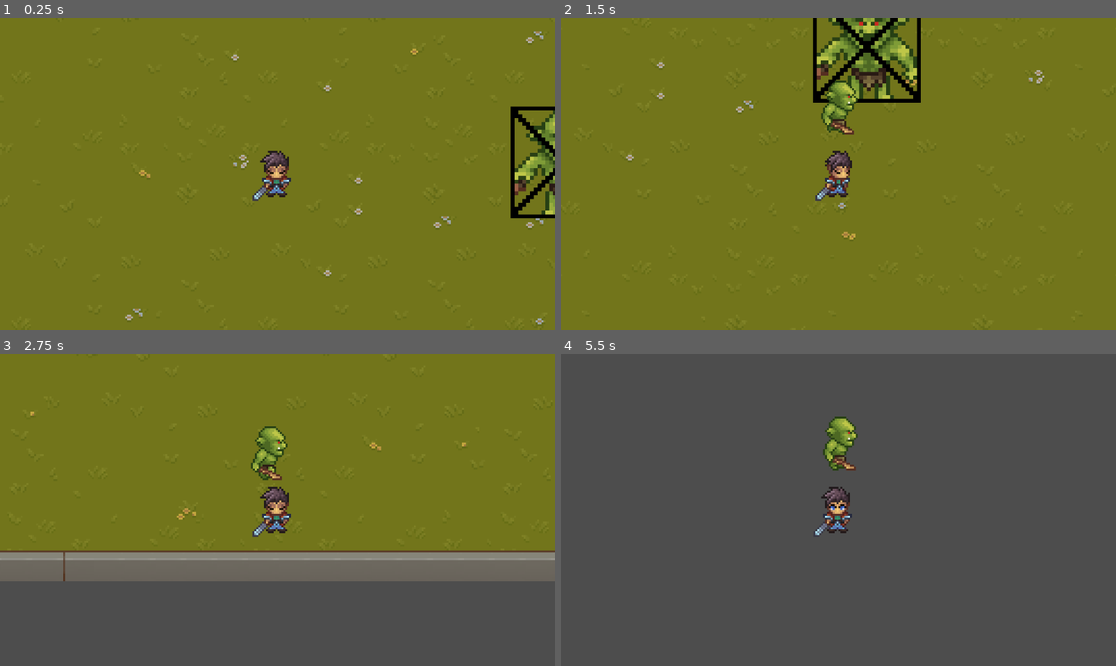
Above: before the commit, frames 1-4 (two rows, left to right).
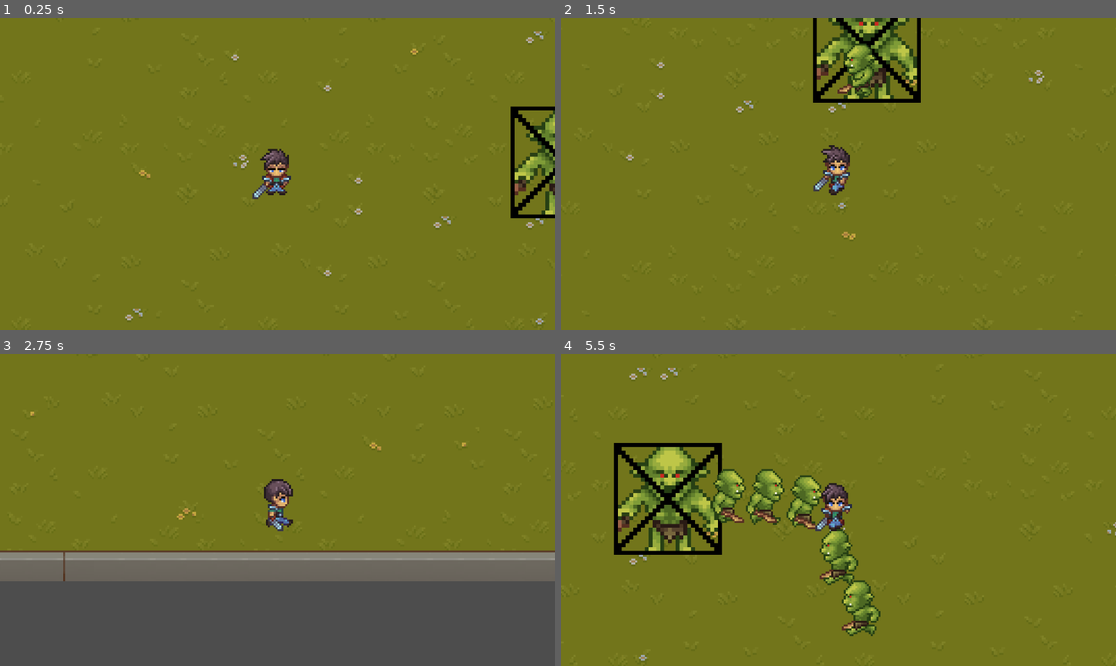
Above: after the commit, the same moments.

Repository: oa22010/Godot-12dgt-Game
Game: Godot game, scene res://scenes/game.tscn
The game is run twice, just before and just after one commit, with the same random seed, the same clock (stepped at 60 frames per second) and the same inputs.
Inputs:
- Up to frame 1 (0.25 s): no input
- Up to frame 2 (1.5 s): hold D (right) 0.53-1.28 s; hold S (down) from 1.28 s (still down)
- Up to frame 3 (2.75 s): release S (down) at 2.03 s; hold D (right) from 2.03 s (still down)
- Up to frame 4 (5.5 s): release D (right) at 2.78 s; hold W (up) 2.78-3.53 s; hold A (left) 3.53-5.03 s; hold S (down) from 5.03 s (still down)

The runs differ from the first frame. In frame 1, 0.5% of the frame differs, in the area x 45-53%, y 41-59%; in frame 2, 2.0%; in frame 3, 1.4%; in frame 4, 100%, in the area x 0-100%, y 0-100%.

Commit message:
Edited player position

Diff:
--- a/scenes/player.tscn
+++ b/scenes/player.tscn
@@ -1,9 +1,120 @@
-[gd_scene load_steps=19 format=3 uid="uid://bh5e3fm1dgdkq"]
+[gd_scene load_steps=81 format=3 uid="uid://bh5e3fm1dgdkq"]
 
 [ext_resource type="Script" uid="uid://canebha3ecge6" path="res://scripts/player.gd" id="1_3vyb7"]
 [ext_resource type="Texture2D" uid="uid://bjk8w7a0ik1g" path="res://assets/player/idle.png" id="2_g2els"]
+[ext_resource type="Texture2D" uid="uid://dwon434p5yg5e" path="res://assets/player/death.png" id="2_tuyoq"]
+[ext_resource type="Texture2D" uid="uid://bdn4mr8uu1xb3" path="res://assets/player/run.png" id="3_dqkch"]
+[ext_resource type="Texture2D" uid="uid://ditnhns4l2trb" path="res://assets/player/hurt.png" id="3_fjrip"]
 [ext_resource type="PackedScene" uid="uid://b64pkorbflffe" path="res://scenes/sword.tscn" id="3_qhqgy"]
 
+[sub_resource type="AtlasTexture" id="AtlasTexture_mx1m4"]
+atlas = ExtResource("2_tuyoq")
+region = Rect2(0, 0, 64, 64)
+
+[sub_resource type="AtlasTexture" id="AtlasTexture_4gjji"]
+atlas = ExtResource("2_tuyoq")
+region = Rect2(64, 0, 64, 64)
+
+[sub_resource type="AtlasTexture" id="AtlasTexture_u2ulf"]
+atlas = ExtResource("2_tuyoq")
+region = Rect2(128, 0, 64, 64)
+
+[sub_resource type="AtlasTexture" id="AtlasTexture_6e8lb"]
+atlas = ExtResource("2_tuyoq")
+region = Rect2(192, 0, 64, 64)
+
+[sub_resource type="AtlasTexture" id="AtlasTexture_2gdjj"]
+atlas = ExtResource("2_tuyoq")
+region = Rect2(256, 0, 64, 64)
+
+[sub_resource type="AtlasTexture" id="AtlasTexture_sc3ue"]
+atlas = ExtResource("2_tuyoq")
+region = Rect2(320, 0, 64, 64)
+
+[sub_resource type="AtlasTexture" id="AtlasTexture_lxlsd"]
+atlas = ExtResource("2_tuyoq")
+region = Rect2(384, 0, 64, 64)
+
+[sub_resource type="AtlasTexture" id="AtlasTexture_42b1b"]
+atlas = ExtResource("3_fjrip")
+region = Rect2(0, 192, 64, 64)
+
+[sub_resource type="AtlasTexture" id="AtlasTexture_h7ic4"]
+atlas = ExtResource("3_fjrip")
+region = Rect2(64, 192, 64, 64)
+
+[sub_resource type="AtlasTexture" id="AtlasTexture_au7lq"]
+atlas = ExtResource("3_fjrip")
+region = Rect2(128, 192, 64, 64)
+
+[sub_resource type="AtlasTexture" id="AtlasTexture_nubpm"]
+atlas = ExtResource("3_fjrip")
+region = Rect2(192, 192, 64, 64)
+
+[sub_resource type="AtlasTexture" id="AtlasTexture_ua5cf"]
+atlas = ExtResource("3_fjrip")
+region = Rect2(256, 192, 64, 64)
+
+[sub_resource type="AtlasTexture" id="AtlasTexture_ha2mi"]
+atlas = ExtResource("3_fjrip")
+region = Rect2(0, 0, 64, 64)
+
+[sub_resource type="AtlasTexture" id="AtlasTexture_apa73"]
+atlas = ExtResource("3_fjrip")
+region = Rect2(64, 0, 64, 64)
+
+[sub_resource type="AtlasTexture" id="AtlasTexture_74r1k"]
+atlas = ExtResource("3_fjrip")
+region = Rect2(128, 0, 64, 64)
+
+[sub_resource type="AtlasTexture" id="AtlasTexture_8svfe"]
+atlas = ExtResource("3_fjrip")
+region = Rect2(192, 0, 64, 64)
+
+[sub_resource type="AtlasTexture" id="AtlasTexture_2a3c5"]
+atlas = ExtResource("3_fjrip")
+region = Rect2(256, 0, 64, 64)
+
+[sub_resource type="AtlasTexture" id="AtlasTexture_51ujp"]
+atlas = ExtResource("3_fjrip")
+region = Rect2(0, 64, 64, 64)
+
+[sub_resource type="AtlasTexture" id="AtlasTexture_tk41t"]
+atlas = ExtResource("3_fjrip")
+region = Rect2(64, 64, 64, 64)
+
+[sub_resource type="AtlasTexture" id="AtlasTexture_fuw3a"]
+atlas = ExtResource("3_fjrip")
+region = Rect2(128, 64, 64, 64)
+
+[sub_resource type="AtlasTexture" id="AtlasTexture_8txt3"]
+atlas = ExtResource("3_fjrip")
+region = Rect2(192, 64, 64, 64)
+
+[sub_resource type="AtlasTexture" id="AtlasTexture_2w11d"]
+atlas = ExtResource("3_fjrip")
+region = Rect2(256, 64, 64, 64)
+
+[sub_resource type="AtlasTexture" id="AtlasTexture_770dr"]
+atlas = ExtResource("3_fjrip")
+region = Rect2(0, 128, 64, 64)
+
+[sub_resource type="AtlasTexture" id="AtlasTexture_8f1cb"]
+atlas = ExtResource("3_fjrip")
+region = Rect2(64, 128, 64, 64)
+
+[sub_resource type="AtlasTexture" id="AtlasTexture_vdulj"]
+atlas = ExtResource("3_fjrip")
+region = Rect2(128, 128, 64, 64)
+
+[sub_resource type="AtlasTexture" id="AtlasTexture_vau08"]
+atlas = ExtResource("3_fjrip")
+region = Rect2(192, 128, 64, 64)
+
+[sub_resource type="AtlasTexture" id="AtlasTexture_qsb7e"]
+atlas = ExtResource("3_fjrip")
+region = Rect2(256, 128, 64, 64)
+
 [sub_resource type="AtlasTexture" id="AtlasTexture_qhqgy"]
 atlas = ExtResource("2_g2els")
 region = Rect2(0, 0, 64, 64)
@@ -51,11 +162,245 @@
 [sub_resource type="AtlasTexture" id="AtlasTexture_f1ej7"]
 atlas = ExtResource("2_g2els")
 region = Rect2(704, 0, 64, 64)
+
+[sub_resource type="AtlasTexture" id="AtlasTexture_4ni07"]
+atlas = ExtResource("3_dqkch")
+region = Rect2(0, 192, 64, 64)
+
+[sub_resource type="AtlasTexture" id="AtlasTexture_l71n6"]
+atlas = ExtResource("3_dqkch")
+region = Rect2(64, 192, 64, 64)
+
+[sub_resource type="AtlasTexture" id="AtlasTexture_ke2ow"]
+atlas = ExtResource("3_dqkch")
+region = Rect2(128, 192, 64, 64)
+
+[sub_resource type="AtlasTexture" id="AtlasTexture_ujl30"]
+atlas = ExtResource("3_dqkch")
+region = Rect2(192, 192, 64, 64)
+
+[sub_resource type="AtlasTexture" id="AtlasTexture_31cv2"]
+atlas = ExtResource("3_dqkch")
+region = Rect2(256, 192, 64, 64)
+
+[sub_resource type="AtlasTexture" id="AtlasTexture_pf23h"]
+atlas = ExtResource("3_dqkch")
+region = Rect2(320, 192, 64, 64)
+
+[sub_resource type="AtlasTexture" id="AtlasTexture_dt7fs"]
+atlas = ExtResource("3_dqkch")
+region = Rect2(384, 192, 64, 64)
+
+[sub_resource type="AtlasTexture" id="AtlasTexture_wqfne"]
+atlas = ExtResource("3_dqkch")
+region = Rect2(448, 192, 64, 64)
+
+[sub_resource type="AtlasTexture" id="AtlasTexture_wnwbv"]
+atlas = ExtResource("3_dqkch")
+region = Rect2(0, 0, 64, 64)
+
+[sub_resource type="AtlasTexture" id="AtlasTexture_gl8cc"]
+atlas = ExtResource("3_dqkch")
+region = Rect2(64, 0, 64, 64)
+
+[sub_resource type="AtlasTexture" id="AtlasTexture_487ah"]
+atlas = ExtResource("3_dqkch")
+region = Rect2(128, 0, 64, 64)
+
+[sub_resource type="AtlasTexture" id="AtlasTexture_md1ol"]
+atlas = ExtResource("3_dqkch")
+region = Rect2(192, 0, 64, 64)
+
+[sub_resource type="AtlasTexture" id="AtlasTexture_bj30b"]
+atlas = ExtResource("3_dqkch")
+region = Rect2(256, 0, 64, 64)
+
+[sub_resource type="AtlasTexture" id="AtlasTexture_jc3p3"]
+atlas = ExtResource("3_dqkch")
+region = Rect2(320, 0, 64, 64)
+
+[sub_resource type="AtlasTexture" id="AtlasTexture_hax0n"]
+atlas = ExtResource("3_dqkch")
+region = Rect2(384, 0, 64, 64)
+
+[sub_resource type="AtlasTexture" id="AtlasTexture_t4otl"]
+atlas = ExtResource("3_dqkch")
+region = Rect2(448, 0, 64, 64)
+
+[sub_resource type="AtlasTexture" id="AtlasTexture_oprun"]
+atlas = ExtResource("3_dqkch")
+region = Rect2(0, 64, 64, 64)
+
+[sub_resource type="AtlasTexture" id="AtlasTexture_a8ls1"]
+atlas = ExtResource("3_dqkch")
+region = Rect2(64, 64, 64, 64)
+
+[sub_resource type="AtlasTexture" id="AtlasTexture_qfm1y"]
+atlas = ExtResource("3_dqkch")
+region = Rect2(128, 64, 64, 64)
+
+[sub_resource type="AtlasTexture" id="AtlasTexture_fulsm"]
+atlas = ExtResource("3_dqkch")
+region = Rect2(192, 64, 64, 64)
+
+[sub_resource type="AtlasTexture" id="AtlasTexture_4r5pv"]
+atlas = ExtResource("3_dqkch")
+region = Rect2(256, 64, 64, 64)
+
+[sub_resource type="AtlasTexture" id="AtlasTexture_60mlk"]
+atlas = ExtResource("3_dqkch")
+region = Rect2(320, 64, 64, 64)
+
+[sub_resource type="AtlasTexture" id="AtlasTexture_i4ail"]
+atlas = ExtResource("3_dqkch")
+region = Rect2(384, 64, 64, 64)
+
+[sub_resource type="AtlasTexture" id="AtlasTexture_a38lo"]
+atlas = ExtResource("3_dqkch")
+region = Rect2(448, 64, 64, 64)
+
+[sub_resource type="AtlasTexture" id="AtlasTexture_j2b1d"]
+atlas = ExtResource("3_dqkch")
+region = Rect2(0, 128, 64, 64)
+
+[sub_resource type="AtlasTexture" id="AtlasTexture_cs1tg"]
+atlas = ExtResource("3_dqkch")
+region = Rect2(64, 128, 64, 64)
+
+[sub_resource type="AtlasTexture" id="AtlasTexture_2dvfe"]
+atlas = ExtResource("3_dqkch")
+region = Rect2(128, 128, 64, 64)
+
+[sub_resource type="AtlasTexture" id="AtlasTexture_giy8y"]
+atlas = ExtResource("3_dqkch")
+region = Rect2(192, 128, 64, 64)
+
+[sub_resource type="AtlasTexture" id="AtlasTexture_fdfoy"]
+atlas = ExtResource("3_dqkch")
+region = Rect2(256, 128, 64, 64)
+
+[sub_resource type="AtlasTexture" id="AtlasTexture_hhpqf"]
+atlas = ExtResource("3_dqkch")
+region = Rect2(320, 128, 64, 64)
+
+[sub_resource type="AtlasTexture" id="AtlasTexture_g5jhy"]
+atlas = ExtResource("3_dqkch")
+region = Rect2(384, 128, 64, 64)
+
+[sub_resource type="AtlasTexture" id="AtlasTexture_holxr"]
+atlas = ExtResource("3_dqkch")
+region = Rect2(448, 128, 64, 64)
 
 [sub_resource type="SpriteFrames" id="SpriteFrames_oprun"]
 animations = [{
 "frames": [{
 "duration": 1.0,
+"texture": SubResource("AtlasTexture_mx1m4")
+}, {
+"duration": 1.0,
+"texture": SubResource("AtlasTexture_4gjji")
+}, {
+"duration": 1.0,
+"texture": SubResource("AtlasTexture_u2ulf")
+}, {
+"duration": 1.0,
+"texture": SubResource("AtlasTexture_6e8lb")
+}, {
+"duration": 1.0,
+"texture": SubResource("AtlasTexture_2gdjj")
+}, {
+"duration": 1.0,
+"texture": SubResource("AtlasTexture_sc3ue")
+}, {
+"duration": 1.0,
+"texture": SubResource("AtlasTexture_lxlsd")
+}],
+"loop": true,
+"name": &"death",
+"speed": 5.0
+}, {
+"frames": [{
+"duration": 1.0,
+"texture": SubResource("AtlasTexture_42b1b")
+}, {
+"duration": 1.0,
+"texture": SubResource("AtlasTexture_h7ic4")
+}, {
+"duration": 1.0,
+"texture": SubResource("AtlasTexture_au7lq")
+}, {
+"duration": 1.0,
+"texture": SubResource("AtlasTexture_nubpm")
+}, {
+"duration": 1.0,
+"texture": SubResource("AtlasTexture_ua5cf")
+}],
+"loop": true,
+"name": &"hurt_back",
+"speed": 5.0
+}, {
+"frames": [{
+"duration": 1.0,
+"texture": SubResource("AtlasTexture_ha2mi")
+}, {
+"duration": 1.0,
+"texture": SubResource("AtlasTexture_apa73")
+}, {
+"duration": 1.0,
+"texture": SubResource("AtlasTexture_74r1k")
+}, {
+"duration": 1.0,
+"texture": SubResource("AtlasTexture_8svfe")
+}, {
+"duration": 1.0,
+"texture": SubResource("AtlasTexture_2a3c5")
+}],
+"loop": true,
+"name": &"hurt_front",
+"speed": 5.0
+}, {
+"frames": [{
+"duration": 1.0,
+"texture": SubResource("AtlasTexture_51ujp")
+}, {
+"duration": 1.0,
+"texture": SubResource("AtlasTexture_tk41t")
+}, {
+"duration": 1.0,
+"texture": SubResource("AtlasTexture_fuw3a")
+}, {
+"duration": 1.0,
+"texture": SubResource("AtlasTexture_8txt3")
+}, {
+"duration": 1.0,
+"texture": SubResource("AtlasTexture_2w11d")
+}],
+"loop": true,
+"name": &"hurt_left",
+"speed": 5.0
+}, {
+"frames": [{
+"duration": 1.0,
+"texture": SubResource("AtlasTexture_770dr")
+}, {
+"duration": 1.0,
+"texture": SubResource("AtlasTexture_8f1cb")
+}, {
+"duration": 1.0,
+"texture": SubResource("AtlasTexture_vdulj")
+}, {
+"duration": 1.0,
+"texture": SubResource("AtlasTexture_vau08")
+}, {
+"duration": 1.0,
+"texture": SubResource("AtlasTexture_qsb7e")
+}],
+"loop": true,
+"name": &"hurt_right",
+"speed": 5.0
+}, {
+"frames": [{
+"duration": 1.0,
 "texture": SubResource("AtlasTexture_qhqgy")
 }, {
 "duration": 1.0,
@@ -94,11 +439,126 @@
 "loop": true,
 "name": &"idle_front",
 "speed": 5.0
+}, {
+"frames": [{
+"duration": 1.0,
+"texture": SubResource("AtlasTexture_4ni07")
+}, {
+"duration": 1.0,
+"texture": SubResource("AtlasTexture_l71n6")
+}, {
+"duration": 1.0,
+"texture": SubResource("AtlasTexture_ke2ow")
+}, {
+"duration": 1.0,
+"texture": SubResource("AtlasTexture_ujl30")
+}, {
+"duration": 1.0,
+"texture": SubResource("AtlasTexture_31cv2")
+}, {
+"duration": 1.0,
+"texture": SubResource("AtlasTexture_pf23h")
+}, {
+"duration": 1.0,
+"texture": SubResource("AtlasTexture_dt7fs")
+}, {
+"duration": 1.0,
+"texture": SubResource("AtlasTexture_wqfne")
+}],
+"loop": true,
+"name": &"run_back",
+"speed": 5.0
+}, {
+"frames": [{
+"duration": 1.0,
+"texture": SubResource("AtlasTexture_wnwbv")
+}, {
+"duration": 1.0,
+"texture": SubResource("AtlasTexture_gl8cc")
+}, {
+"duration": 1.0,
+"texture": SubResource("AtlasTexture_487ah")
+}, {
+"duration": 1.0,
+"texture": SubResource("AtlasTexture_md1ol")
+}, {
+"duration": 1.0,
+"texture": SubResource("AtlasTexture_bj30b")
+}, {
+"duration": 1.0,
+"texture": SubResource("AtlasTexture_jc3p3")
+}, {
+"duration": 1.0,
+"texture": SubResource("AtlasTexture_hax0n")
+}, {
+"duration": 1.0,
+"texture": SubResource("AtlasTexture_t4otl")
+}],
+"loop": true,
+"name": &"run_front",
+"speed": 5.0
+}, {
+"frames": [{
+"duration": 1.0,
+"texture": SubResource("AtlasTexture_oprun")
+}, {
+"duration": 1.0,
+"texture": SubResource("AtlasTexture_a8ls1")
+}, {
+"duration": 1.0,
+"texture": SubResource("AtlasTexture_qfm1y")
+}, {
+"duration": 1.0,
+"texture": SubResource("AtlasTexture_fulsm")
+}, {
+"duration": 1.0,
+"texture": SubResource("AtlasTexture_4r5pv")
+}, {
+"duration": 1.0,
+"texture": SubResource("AtlasTexture_60mlk")
+}, {
+"duration": 1.0,
+"texture": SubResource("AtlasTexture_i4ail")
+}, {
+"duration": 1.0,
+"texture": SubResource("AtlasTexture_a38lo")
+}],
+"loop": true,
+"name": &"run_left",
+"speed": 5.0
+}, {
+"frames": [{
+"duration": 1.0,
+"texture": SubResource("AtlasTexture_j2b1d")
+}, {
+"duration": 1.0,
+"texture": SubResource("AtlasTexture_cs1tg")
+}, {
+"duration": 1.0,
+"texture": SubResource("AtlasTexture_2dvfe")
+}, {
+"duration": 1.0,
+"texture": SubResource("AtlasTexture_giy8y")
+}, {
+"duration": 1.0,
+"texture": SubResource("AtlasTexture_fdfoy")
+}, {
+"duration": 1.0,
+"texture": SubResource("AtlasTexture_hhpqf")
+}, {
+"duration": 1.0,
+"texture": SubResource("AtlasTexture_g5jhy")
+}, {
+"duration": 1.0,
+"texture": SubResource("AtlasTexture_holxr")
+}],
+"loop": true,
+"name": &"run_right",
+"speed": 5.0
 }]
 
-[sub_resource type="CapsuleShape2D" id="CapsuleShape2D_g2els"]
-radius = 7.43959
-height = 14.8792
+[sub_resource type="RectangleShape2D" id="RectangleShape2D_qhqgy"]
+size = Vector2(18.8536, 12.3138)
 
 [sub_resource type="CapsuleShape2D" id="CapsuleShape2D_qhqgy"]
 radius = 7.0
@@ -108,15 +568,15 @@
 script = ExtResource("1_3vyb7")
 
 [node name="AnimatedSprite2D" type="AnimatedSprite2D" parent="."]
+position = Vector2(0, -1)
 sprite_frames = SubResource("SpriteFrames_oprun")
-animation = &"idle_front"
+animation = &"hurt_right"
 autoplay = "idle_front"
-frame = 1
-frame_progress = 0.196948
 
 [node name="CollisionShape2D" type="CollisionShape2D" parent="."]
+position = Vector2(-0.453215, -4.76837e-07)
 scale = Vector2(0.790643, 1.94903)
-shape = SubResource("CapsuleShape2D_g2els")
+shape = SubResource("RectangleShape2D_qhqgy")
 
 [node name="Sword" parent="." instance=ExtResource("3_qhqgy")]
 
--- a/scripts/player.gd
+++ b/scripts/player.gd
@@ -2,16 +2,42 @@
 
 const SPEED = 300.0
 var score = 0
+var health = 3
 @onready var sword = $Sword
+@onready var label = $"../Label"
+@onready var animation = $AnimatedSprite2D
 
 func _physics_process(_delta: float) -> void:
-	var direction = Input.get_vector("left", "right", "up", "down").normalized()
-	velocity = SPEED * direction
+	var direction = Input.get_vector("left", "right", "up", "down")
+	velocity = SPEED * direction.normalized()
+	if direction == Vector2.LEFT:
+		animation.play("run_left")
+	elif direction == Vector2.RIGHT:
+		animation.play("run_right")
+	elif direction == Vector2.UP:
+		animation.play("run_back")
+	elif direction == Vector2.DOWN:
+		animation.play("run_front")
+	elif direction == Vector2.ZERO:
+		animation.play("idle_front")
 	move_and_slide()
 
 func _on_hitbox_area_entered(area: Area2D) -> void:
+	var direction = Input.get_vector("left", "right", "up", "down")
 	if area is Gold:
 		score += 1
-		sword.num_slashs = score + 1
-		sword.num_slashs = clamp(sword.num_slashs, 1, 12)
 		area.queue_free()
+		sword.num_slashs = score
+		label.text = "Score: " + str(score)
+	elif area is Enemy and health > 0:
+		if direction == Vector2.LEFT:
+			animation.play("hurt_left")
+		elif direction == Vector2.RIGHT:
+			animation.play("hurt_right")
+		elif direction == Vector2.UP:
+			animation.play("hurt_back")
+		elif direction == Vector2.DOWN:
+			animation.play("hurt_front")
+		health -= 1
+	elif area is Enemy and health <= 0:
+		animation.play("death")
